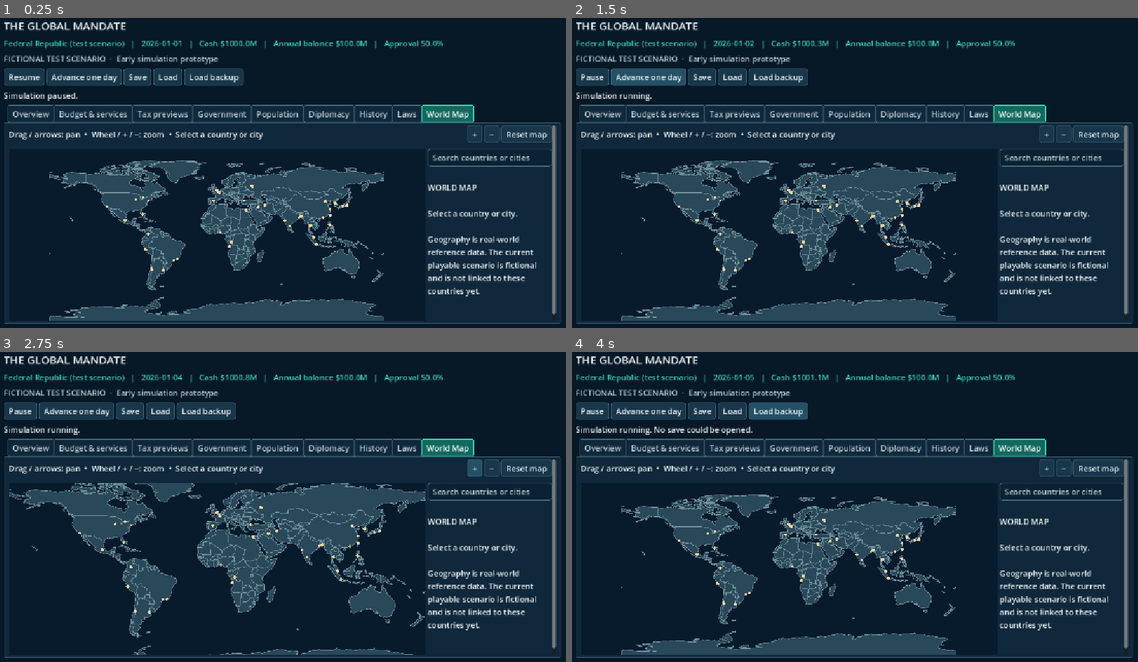
Above: before the commit, frames 1-4 (two rows, left to right).
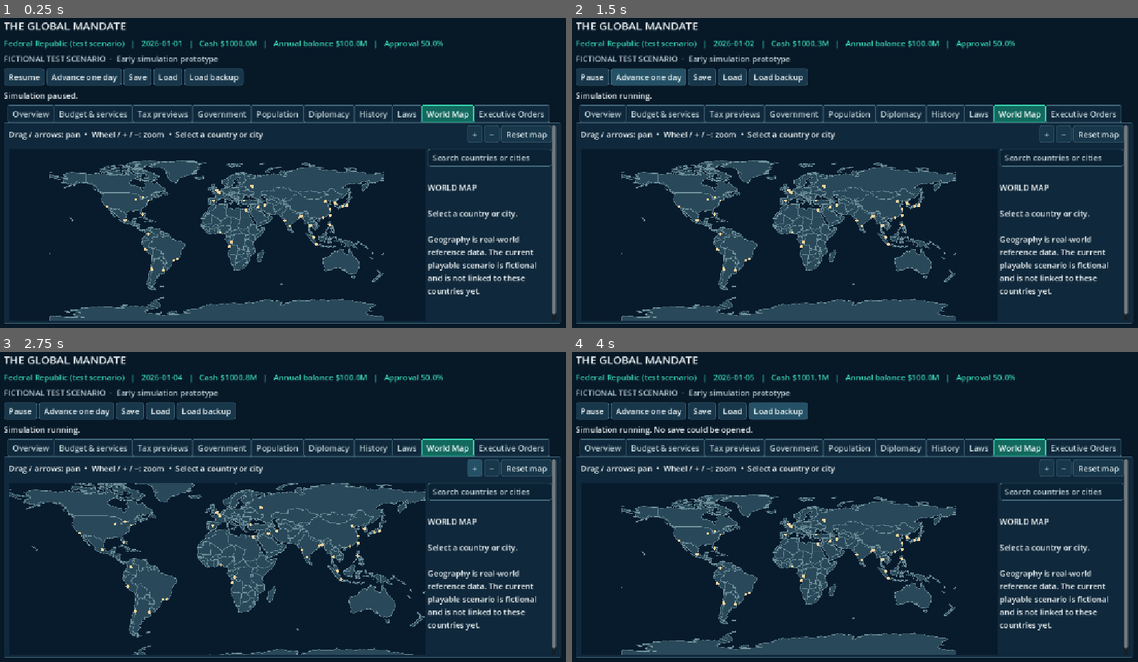
Above: after the commit, the same moments.

Repository: bhavishyadash/the-global-mandate
Game: Godot game, scene res://main.tscn
Two runs of this game, one before a commit and one after it. Both use one fixed random seed, a clock stepped at 60 frames per second and the inputs below.
Inputs:
- Up to frame 1 (0.25 s): no input
- Up to frame 2 (1.5 s): click "Resume" at 0.5 s; click "Advance one day" at 1.25 s
- Up to frame 3 (2.75 s): click "+" at 2 s
- Up to frame 4 (4 s): click "−" at 2.75 s; click "Load backup" at 3.5 s

The runs differ from the first frame. In frame 1, 0.3% of the frame differs, in the area x 83-98%, y 27-34%; in frame 2, 0.3%; in frame 3, 0.3%; in frame 4, 0.3%.

Commit message:
Add law catalogue and executive decision reviews

Diff:
--- a/tests/ui_test.gd
+++ b/tests/ui_test.gd
@@ -8,7 +8,44 @@
 	var screen = load("res://main.tscn").instantiate()
 	root.add_child(screen)
 	screen.set_process(false)
-	assert(screen.dashboard_tabs.get_tab_count() == 9)
+	assert(screen.dashboard_tabs.get_tab_count() == 10)
+	assert(screen.dashboard_tabs.get_tab_title(9) == "Executive Orders")
+	assert(screen.healthcare_panel.visible and not screen.procurement_panel.visible)
+	screen.law_categories.current_tab = 1
+	screen._refresh_law_catalog()
+	assert(screen.procurement_panel.visible and not screen.healthcare_panel.visible)
+	screen.law_search.text = "missing"
+	screen._refresh_law_catalog()
+	assert(not screen.procurement_panel.visible and "No implemented laws" in screen.law_catalog_note.text)
+	screen.law_search.text = ""
+	screen.law_categories.current_tab = 2
+	screen._refresh_law_catalog()
+	assert(not screen.healthcare_panel.visible and not screen.procurement_panel.visible)
+	screen.law_categories.current_tab = 0
+	screen._refresh_law_catalog()
+	assert(screen._request_review("vote_healthcare", {"funding": 100000000.0}))
+	assert(not screen.world.healthcare.active and "70 / 100" in screen.review_dialog.dialog_text)
+	screen._cancel_review()
+	screen.review_dialog.hide()
+	assert(not screen.world.healthcare.active)
+	assert(screen._request_review("vote_healthcare", {"funding": 100000000.0}))
+	screen.world.date.day = 2
+	screen._confirm_review()
+	screen.review_dialog.hide()
+	assert(not screen.world.healthcare.active and "State changed" in screen.status.text)
+	screen.world.date.day = 1
+	assert(screen._request_review("vote_healthcare", {"funding": 100000000.0}))
+	screen._confirm_review()
+	screen.review_dialog.hide()
+	assert(screen.world.healthcare.active)
+	assert(screen._request_review("repeal_healthcare", {}))
+	screen._confirm_review()
+	screen.review_dialog.hide()
+	assert(not screen.world.healthcare.active)
+	assert(screen._request_review("issue_directive", {"kind": "reporting"}))
+	assert("Court review" in screen.review_dialog.dialog_text)
+	screen._cancel_review()
+	screen.review_dialog.hide()
 	assert("2026-01-01" in screen.government_status.text and "Approval 50.0%" in screen.government_status.text)
 	assert(is_equal_approx(screen.budget_chart.total, 1100000000.0))
 	assert(screen.budget_rows.Health[0].text == "$330.0M")
--- a/ui/main.gd
+++ b/ui/main.gd
@@ -63,6 +63,16 @@
 var budget_mode: OptionButton
 var budget_chart_note: Label
 var budget_rows: Dictionary = {}
+var law_categories: TabBar
+var law_search: LineEdit
+var law_catalog: Tree
+var law_catalog_note: Label
+var healthcare_panel: VBoxContainer
+var procurement_panel: VBoxContainer
+var procurement_detail: Label
+var review_dialog: ConfirmationDialog
+var pending_decision: Dictionary = {}
+var review_snapshot := ""
 const SAVE_PATH := "user://prototype_save.json"
 
 func _ready() -> void:
@@ -236,11 +246,11 @@
 	layout.add_child(political_controls)
 	var vote_button := Button.new()
 	vote_button.text = "Vote on procurement policy"
-	vote_button.pressed.connect(_vote_policy)
+	vote_button.pressed.connect(func(): _request_review("vote_procurement", {}))
 	political_controls.add_child(vote_button)
 	var repeal_button := Button.new()
 	repeal_button.text = "Vote to repeal procurement"
-	repeal_button.pressed.connect(_repeal_policy)
+	repeal_button.pressed.connect(func(): _request_review("repeal_procurement", {}))
 	political_controls.add_child(repeal_button)
 	var directive_controls := HBoxContainer.new()
 	layout.add_child(directive_controls)
@@ -248,12 +258,12 @@
 	_sync_directive_picker()
 	directive_controls.add_child(directive_picker)
 	var directive_button := Button.new()
-	directive_button.text = "Issue directive"
-	directive_button.pressed.connect(_issue_directive)
+	directive_button.text = "Review directive"
+	directive_button.pressed.connect(func(): _request_review("issue_directive", {"kind": "reporting" if directive_picker.selected == 0 else "override"}))
 	directive_controls.add_child(directive_button)
 	var revoke_button := Button.new()
-	revoke_button.text = "Revoke directive"
-	revoke_button.pressed.connect(_revoke_directive)
+	revoke_button.text = "Review revocation"
+	revoke_button.pressed.connect(func(): _request_review("revoke_directive", {}))
 	directive_controls.add_child(revoke_button)
 	directive_summary = Label.new()
 	directive_summary.autowrap_mode = TextServer.AUTOWRAP_WORD_SMART
@@ -281,6 +291,7 @@
 	var decisions := _make_dashboard_tab("History")
 	var laws := _make_dashboard_tab("Laws")
 	var map_tab := _make_dashboard_tab("World Map")
+	var executive := _make_dashboard_tab("Executive Orders")
 	var map_controls := HBoxContainer.new()
 	map_tab.add_child(map_controls)
 	var map_help := Label.new()
@@ -418,8 +429,16 @@
 	finances.add_child(comparison_label)
 	for node in [income_controls, tax_controls, tax_preview, additional_tax_preview]:
 		node.reparent(taxes)
-	for node in [politics_summary, political_controls, directive_controls, directive_summary]:
-		node.reparent(government)
+	politics_summary.reparent(government)
+	var executive_heading := Label.new()
+	executive_heading.text = "EXECUTIVE ORDERS — fictional test scenario"
+	executive.add_child(executive_heading)
+	var executive_note := Label.new()
+	executive_note.text = "Choose a directive and review its authority, implementation and court outcome before issuing it."
+	executive_note.autowrap_mode = TextServer.AUTOWRAP_WORD_SMART
+	executive.add_child(executive_note)
+	for node in [directive_controls, directive_summary]:
+		node.reparent(executive)
 	population_summary = Label.new()
 	population_summary.autowrap_mode = TextServer.AUTOWRAP_WORD_SMART
 	population.add_child(population_summary)
@@ -469,31 +488,75 @@
 	diagnostic_button.text = "Export local diagnostic report"
 	diagnostic_button.pressed.connect(_export_diagnostics)
 	decisions.add_child(diagnostic_button)
+	var law_heading := Label.new()
+	law_heading.text = "LAW CATALOGUE — fictional single-chamber scenario"
+	laws.add_child(law_heading)
+	law_categories = TabBar.new()
+	for category in ["Healthcare", "Finance", "Military", "Justice", "Education"]:
+		law_categories.add_tab(category)
+	laws.add_child(law_categories)
+	law_search = LineEdit.new()
+	law_search.placeholder_text = "Search implemented laws"
+	laws.add_child(law_search)
+	law_catalog = Tree.new()
+	law_catalog.columns = 3
+	law_catalog.hide_root = true
+	law_catalog.column_titles_visible = true
+	law_catalog.set_column_title(0, "Law")
+	law_catalog.set_column_title(1, "Status")
+	law_catalog.set_column_title(2, "Annual cost")
+	law_catalog.set_column_expand(0, true)
+	law_catalog.custom_minimum_size = Vector2(0, 90)
+	laws.add_child(law_catalog)
+	law_catalog_note = Label.new()
+	law_catalog_note.autowrap_mode = TextServer.AUTOWRAP_WORD_SMART
+	laws.add_child(law_catalog_note)
+	healthcare_panel = VBoxContainer.new()
+	healthcare_panel.add_theme_constant_override("separation", 8)
+	laws.add_child(healthcare_panel)
+	procurement_panel = VBoxContainer.new()
+	procurement_panel.add_theme_constant_override("separation", 8)
+	laws.add_child(procurement_panel)
+	political_controls.reparent(procurement_panel)
+	procurement_detail = Label.new()
+	procurement_detail.autowrap_mode = TextServer.AUTOWRAP_WORD_SMART
+	procurement_panel.add_child(procurement_detail)
+	law_categories.tab_changed.connect(func(_index: int): _refresh_law_catalog())
+	law_search.text_changed.connect(func(_text: String): _refresh_law_catalog())
+	law_catalog.item_selected.connect(_law_catalog_selected)
 	healthcare_picker = OptionButton.new()
 	_sync_healthcare_picker()
-	laws.add_child(healthcare_picker)
+	healthcare_panel.add_child(healthcare_picker)
 	healthcare_picker.item_selected.connect(func(_index: int): _refresh_healthcare())
 	var healthcare_vote := Button.new()
-	healthcare_vote.text = "Submit or amend healthcare law"
-	healthcare_vote.pressed.connect(_vote_healthcare)
-	laws.add_child(healthcare_vote)
+	healthcare_vote.text = "Review healthcare proposal or amendment"
+	healthcare_vote.pressed.connect(func(): _request_review("vote_healthcare", {"funding": world.healthcare.rules.funding_options[healthcare_picker.selected]}))
+	healthcare_panel.add_child(healthcare_vote)
 	var healthcare_repeal := Button.new()
-	healthcare_repeal.text = "Vote to repeal healthcare law"
-	healthcare_repeal.pressed.connect(_repeal_healthcare)
-	laws.add_child(healthcare_repeal)
+	healthcare_repeal.text = "Review healthcare repeal"
+	healthcare_repeal.pressed.connect(func(): _request_review("repeal_healthcare", {}))
+	healthcare_panel.add_child(healthcare_repeal)
 	appropriation_picker = OptionButton.new()
 	for percent in [0, 25, 50, 75, 100]:
 		appropriation_picker.add_item("Proposed appropriation: %d%%" % percent)
 	appropriation_picker.select(4)
-	laws.add_child(appropriation_picker)
+	healthcare_panel.add_child(appropriation_picker)
 	appropriation_picker.item_selected.connect(func(_index: int): _refresh_healthcare())
 	var appropriation_button := Button.new()
-	appropriation_button.text = "Vote on healthcare appropriation"
-	appropriation_button.pressed.connect(_apply_healthcare_appropriation)
-	laws.add_child(appropriation_button)
+	appropriation_button.text = "Review healthcare appropriation"
+	appropriation_button.pressed.connect(func(): _request_review("set_healthcare_appropriation", {"fraction": appropriation_picker.selected * 0.25}))
+	healthcare_panel.add_child(appropriation_button)
 	healthcare_summary = Label.new()
 	healthcare_summary.autowrap_mode = TextServer.AUTOWRAP_WORD_SMART
-	laws.add_child(healthcare_summary)
+	healthcare_panel.add_child(healthcare_summary)
+	review_dialog = ConfirmationDialog.new()
+	review_dialog.title = "Review decision"
+	review_dialog.ok_button_text = "Submit decision"
+	review_dialog.dialog_autowrap = true
+	review_dialog.min_size = Vector2i(600, 0)
+	review_dialog.confirmed.connect(_confirm_review)
+	review_dialog.canceled.connect(_cancel_review)
+	add_child(review_dialog)
 	_refresh()
 
 func _make_dashboard_tab(title: String) -> VBoxContainer:
@@ -701,6 +764,117 @@
 		status.text = "%s budget updated." % name
 	else:
 		status.text = "Category change exceeds the total budget limit."
+	_refresh()
+
+func _refresh_law_catalog() -> void:
+	if law_catalog == null:
+		return
+	law_catalog.clear()
+	var root_item := law_catalog.create_item()
+	var category := law_categories.get_tab_title(law_categories.current_tab)
+	var query := law_search.text.strip_edges().to_lower()
+	var id := ""
+	var name := ""
+	var state := ""
+	var cost := 0.0
+	if category == "Healthcare":
+		id = "healthcare"
+		name = "Healthcare expansion"
+		state = "Active" if world.healthcare.active else "Not enacted"
+		cost = world.healthcare.annual_cost()
+	elif category == "Finance":
+		id = "procurement"
+		name = "Procurement policy"
+		state = "Active" if world.politics.procurement_policy else "Not enacted"
+		cost = float(world.policy_rules.procurement_annual_cost) if world.politics.procurement_policy and world.politics.procurement_progress >= 100 else 0.0
+	if id.is_empty() or (not query.is_empty() and query not in name.to_lower()):
+		law_catalog_note.text = "No implemented laws match this category and search."
+		healthcare_panel.visible = false
+		procurement_panel.visible = false
+		return
+	var row := law_catalog.create_item(root_item)
+	row.set_text(0, name)
+	row.set_text(1, state)
+	row.set_text(2, "$%.1fM / year" % (cost / 1000000.0))
+	row.set_metadata(0, id)
+	row.select(0)
+	law_catalog_note.text = "Select a law to inspect its details. Values and political rules are fictional."
+	_show_law_detail(id)
+
+func _law_catalog_selected() -> void:
+	var selected := law_catalog.get_selected()
+	if selected != null:
+		_show_law_detail(str(selected.get_metadata(0)))
+
+func _show_law_detail(id: String) -> void:
+	healthcare_panel.visible = id == "healthcare"
+	procurement_panel.visible = id == "procurement"
+	if id == "procurement":
+		procurement_detail.text = "PROCUREMENT POLICY — fictional test rules\nCurrent: %s | rollout: %d%% | votes for adoption: %d/100 | votes for repeal: %d/100\nOnce fully implemented, the policy costs $%.1fM per year. A majority is required." % ["active" if world.politics.procurement_policy else "not enacted", world.politics.procurement_progress, world.politics.votes_for_policy(), world.politics.votes_for_repeal(), float(world.policy_rules.procurement_annual_cost) / 1000000.0]
+
+func _review_text(id: String, args: Dictionary) -> String:
+	match id:
+		"vote_healthcare":
+			var amount: float = args.funding
+			var preview: Dictionary = world.preview_healthcare(amount)
+			if preview.is_empty():
+				return ""
+			var party_lines := PackedStringArray()
+			for party in preview.positions:
+				party_lines.append("%s: %d seats — %s" % [party.name, party.seats, "supports" if party.support else "opposes"])
+			return "HEALTHCARE PROPOSAL — fictional rules\n\nAuthorization: $%.1fM / year\nExpected spending at current funding: $%.1fM / year\nProjected annual balance: $%.1fM\nSupport: %d / 100 seats; %s\n%s\n\nImplementation depends on administration and appropriation. Costs begin the next day; deficits are automatically borrowed. The current model does not forecast population approval for this vote." % [amount / 1000000.0, preview.annual_cost / 1000000.0, preview.annual_balance / 1000000.0, preview.votes, "majority" if preview.passes else "no majority", "\n".join(party_lines)]
+		"repeal_healthcare":
+			if not world.healthcare.active:
+				return ""
+			var preview: Dictionary = world.preview_healthcare(world.healthcare.funding, true)
+			return "HEALTHCARE REPEAL — fictional rules\n\nSupport: %d / 100 seats; %s\nIf passed, annual cost stops and the health target bonus ends. Health conditions and approval respond gradually. Projected annual balance: $%.1fM." % [preview.votes, "majority" if preview.passes else "no majority", preview.annual_balance / 1000000.0]
+		"set_healthcare_appropriation":
+			var preview: Dictionary = world.preview_healthcare_appropriation(float(args.fraction))
+			if preview.is_empty():
+				return ""
+			return "HEALTHCARE APPROPRIATION — fictional rules\n\nProposed funding: %.0f%%\nAnnual cost: $%.1fM\nProjected annual balance: $%.1fM\nSupport: %d / 100 seats; %s\nRollout at current administration: %.2f points / day\n\nA failed vote leaves the current appropriation unchanged." % [float(args.fraction) * 100.0, preview.annual_cost / 1000000.0, preview.annual_balance / 1000000.0, preview.votes, "majority" if preview.passes else "no majority", preview.daily_progress]
+		"vote_procurement", "repeal_procurement":
+			var votes: int = world.politics.votes_for_policy() if id == "vote_procurement" else world.politics.votes_for_repeal()
+			return "PROCUREMENT %s — fictional rules\n\nSupport: %d / 100 seats; %s\nCurrent: %s | implementation %d%%\nOnce implemented, annual cost is $%.1fM. A successful repeal stops that cost." % ["PROPOSAL" if id == "vote_procurement" else "REPEAL", votes, "majority" if votes > 50 else "no majority", "active" if world.politics.procurement_policy else "not enacted", world.politics.procurement_progress, float(world.policy_rules.procurement_annual_cost) / 1000000.0]
+		"issue_directive":
+			var kind: String = args.kind
+			if not world.institutions.rules.cases.has(kind):
+				return ""
+			var choice: Dictionary = world.institutions.rules.cases[kind]
+			return "EXECUTIVE DIRECTIVE — fictional rules\n\n%s\n%s\n\nAuthority in this scenario: %s\nCurrent directive status: %s\nCourt review is automatic after %d days in this prototype. Implementation takes %d days if upheld. Reporting costs $%.1fM / year after implementation; override has no modeled effect." % [choice.name, choice.description, "within authority" if choice.within_authority else "exceeds authority", world.institutions.status, world.institutions.rules.review_day, world.institutions.rules.implementation_days, float(world.policy_rules.reporting_annual_cost) / 1000000.0]
+		"revoke_directive":
+			return "REVOKE DIRECTIVE — fictional rules\n\nCurrent: %s | status: %s | implementation: %d / %d\nIf revocation succeeds, implementation and any reporting effect stop." % [world.institutions.kind if not world.institutions.kind.is_empty() else "none", world.institutions.status, world.institutions.progress, world.institutions.rules.implementation_days]
+	return ""
+
+func _request_review(id: String, args: Dictionary) -> bool:
+	var text := _review_text(id, args)
+	if text.is_empty():
+		status.text = "This decision is not available in the current state."
+		return false
+	if running:
+		_toggle_pause()
+		status.text = "Simulation paused for decision review."
+	pending_decision = {"id": id, "args": args.duplicate(true)}
+	review_snapshot = JSON.stringify(world.export_snapshot())
+	review_dialog.dialog_text = text + "\n\nSubmit this decision?"
+	review_dialog.popup_centered()
+	return true
+
+func _cancel_review() -> void:
+	pending_decision.clear()
+	review_snapshot = ""
+
+func _confirm_review() -> void:
+	if pending_decision.is_empty():
+		return
+	if JSON.stringify(world.export_snapshot()) != review_snapshot:
+		_cancel_review()
+		status.text = "State changed since the preview. Review the decision again."
+		_refresh()
+		return
+	var request := pending_decision.duplicate(true)
+	_cancel_review()
+	status.text = Decisions.execute(world, request).message
 	_refresh()
 
 func _vote_policy() -> void:
@@ -833,6 +1007,7 @@
 	diplomacy_summary.text = "\n".join(diplomatic_lines)
 	_refresh_directive()
 	_refresh_healthcare()
+	_refresh_law_catalog()
 	_refresh_history()
 	_update_tax_preview(tax.value)
 	_update_additional_tax_preview(additional_tax.value)
Not shown, changed: docs/GAME_DEVELOPMENT_REPORT.md
Not shown, changed: docs/SESSION_79.md
